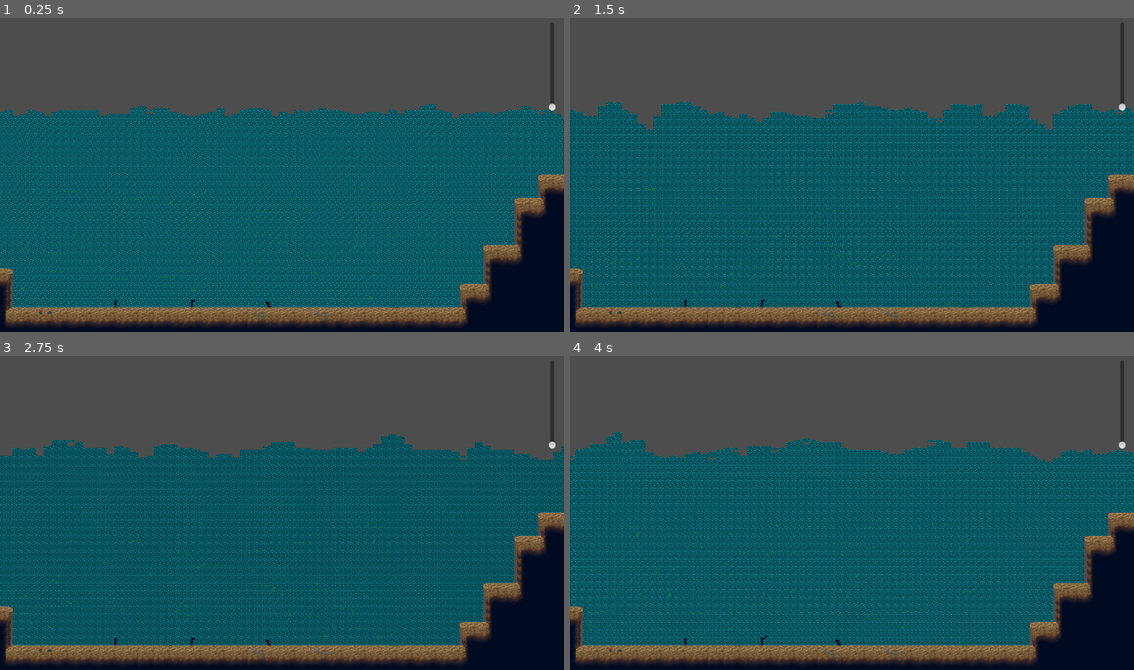
Above: before the commit, frames 1-4 (two rows, left to right).
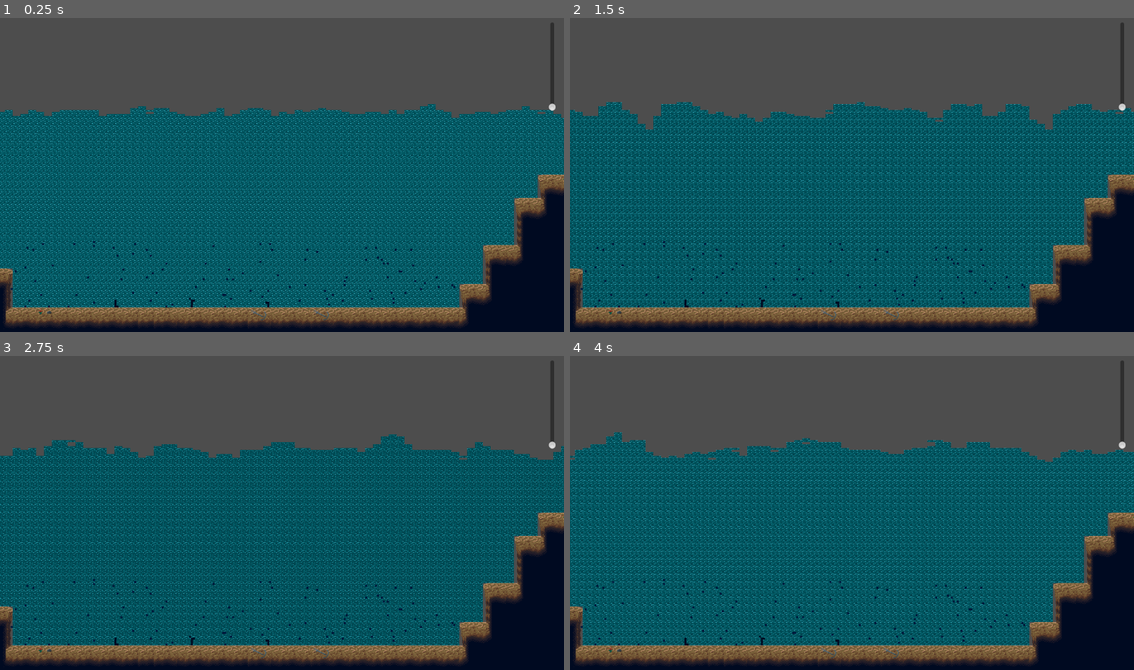
Above: after the commit, the same moments.

Repository: ValentinBirth/Korallenwachstum
Game: Godot game, scene res://scenes/main.tscn
Same seed, same stepped clock (60 frames per second), same inputs: the game is played once before the commit and once after it.
Inputs (mouse positions are in pixels of both pictures, inside the frame that each line leads up to):
- Up to frame 1 (0.25 s): no input
- Up to frame 2 (1.5 s): move the mouse to (976, 159) at 0.52 s; hold Right (ui_right) 0.53-1.28 s; click (976, 159) at 0.6 s; move the mouse to (739, 190) at 1.27 s; hold Down (ui_down) from 1.28 s (still down); right-click (739, 190) at 1.35 s
- Up to frame 3 (2.75 s): move the mouse to (338, 440) at 2.02 s; release Down (ui_down) at 2.03 s; hold Right (ui_right) from 2.03 s (still down); tap Mouse wheel up (zoom_in) at 2.1 s
- Up to frame 4 (4 s): move the mouse to (823, 575) at 2.77 s; release Right (ui_right) at 2.78 s; hold Up (ui_up) 2.78-3.53 s; tap Mouse wheel down (zoom_out) at 2.85 s; move the mouse to (1021, 560) at 3.52 s; hold Left (ui_left) from 3.53 s (still down); click (1021, 560) at 3.6 s

The runs differ from the first frame. In frame 1, 0.4% of the frame differs, in the area x 1-81%, y 52-93%; in frame 2, 0.4%; in frame 3, 0.4%; in frame 4, 0.4%, in the area x 1-81%, y 53-93%.
Error after the commit: Invalid call. Nonexistent function 'get_layer' in base 'TileMapLayer'. (res://scenes/CoralSimulation.gd:53)

Commit message:
new update

Diff:
--- /dev/null
+++ b/scenes/CoralSimulation.gd
@@ -0,0 +1,120 @@
+extends Object
+
+class_name CoralSimulation
+@export var particle_count: int = 100
+@export var growth_rate: float = 0.05
+
+var coral_source_id: int
+var coral_atlas_coord = Vector2i(23, 5)  # Coral tile atlas coords
+#var particle_atlas_coord = Vector2i(0, 0)  # Particle tile atlas coords
+var particle_atlas_coord = Vector2i(21, 5)
+
+var terrain_layer: TileMapLayer = null
+var coral_layer: TileMapLayer = null
+var water_layer: TileMapLayer = null
+
+# Dictionary to store corals
+var cells = {}  # Dictionary of Vector2i -> WaterCell
+var particles = {}  # Track active particles
+
+# Setup initial coral tiles
+func setCells(new_cells):
+	cells = new_cells
+
+func getCells():
+	return cells
+
+func getParticles():
+	return particles
+
+# Initialize terrain, water and coral layers
+func set_terrain_layer(layer: TileMapLayer):
+	terrain_layer = layer
+
+func set_water_layer(layer: TileMapLayer):
+	water_layer = layer
+
+func set_coral_layer(layer: TileMapLayer):
+	coral_layer = layer
+
+func is_valid_position(pos: Vector2i) -> bool:
+	# Ensure both terrain and water layers exist
+	if terrain_layer == null or water_layer == null:
+		return false
+
+	# Convert coral position to world coordinates
+	var world_pos = coral_layer.to_global(pos)
+
+	# Convert world coordinates to terrain and water positions
+	var terrain_pos = terrain_layer.to_local(world_pos)
+	var water_pos = water_layer.to_local(world_pos)
+
+	# Get source IDs for terrain and water layers
+	var terrain_source_id = terrain_layer.get_parent().get_cell_source_id(
+		terrain_layer.get_layer(), terrain_pos
+	)
+	var water_source_id = water_layer.get_parent().get_cell_source_id(
+		water_layer.get_layer(), water_pos
+	)
+
+	# The position is valid if it's terrain AND water (or other boundary)
+	return terrain_source_id != -1 and water_source_id != -1
+
+# Spawn wandering particles randomly around coral
+func spawn_particles():
+	print("Spawning particles...")
+	for i in range(particle_count):
+		var particle_pos = Vector2i(
+			randi_range(-45, 184),  # Random x position
+			randi_range(80, 113)    # Random y position
+		)
+		print("Particle created at: ", particle_pos)  # Ausgabe zur Überprüfung der Position
+		particles[particle_pos] = 1
+
+# Move particles randomly (with radial growth and branching)
+# Move particles randomly (with radial growth and branching)
+func move_particles():
+	print("Timer triggered - moving particles...")
+	var remaining_particles = []
+
+	# Loop through particle positions
+	for particle_pos in particles.keys():  # Use .keys() to avoid modifying while looping
+		print("Moving particle at: ", particle_pos)
+
+		var directions = [
+			Vector2i(0, -1), Vector2i(1, 0),
+			Vector2i(-1, 0), Vector2i(0, 1),
+			Vector2i(1, 1), Vector2i(1, -1),
+			Vector2i(-1, 1), Vector2i(-1, -1)
+		]
+		directions.shuffle()
+
+		# Check if the particle touches existing coral
+		var stuck = false
+		for offset in directions:
+			var neighbor_pos = particle_pos + offset
+			if cells.has(neighbor_pos):
+				# Particle sticks and grows coral
+				cells[particle_pos] = 1
+				stuck = true
+				break
+
+		# If particle didn’t stick, move to a new valid position
+		if not stuck:
+			var new_pos = particle_pos + directions.pick_random()
+
+			# Ensure new position is valid and unoccupied
+			if (
+				is_valid_position(new_pos)
+				#new_pos.x >= -45 and new_pos.x <= 184
+				#and new_pos.y >= 80 and new_pos.y <= 113
+				and !particles.has(new_pos) # Ensure no particle already there
+			):
+				remaining_particles.append(new_pos)
+			else:
+				remaining_particles.append(particle_pos)
+
+	# **Rebuild particles dictionary after loop ends**
+	particles.clear()
+	for pos in remaining_particles:
+		particles[pos] = 1
--- a/scenes/coral_layer.gd
+++ /dev/null
@@ -1,122 +0,0 @@
-extends TileMapLayer
-
-@export var particle_count: int = 100
-@export var growth_rate: float = 0.05
-
-var coral_source_id: int
-var coral_atlas_coord = Vector2i(23, 5)  # Coral tile atlas coords
-#var particle_atlas_coord = Vector2i(0, 0)  # Particle tile atlas coords
-var particle_atlas_coord = Vector2i(16, 10)
-
-var coral_tiles = []  # Track coral growth
-var particles = []  # Track active particles
-
-# Setup initial coral tiles
-func setup_coral():
-	coral_tiles.clear()
-
-	# Scan all tiles and detect the coral's source_id
-	for pos in get_used_cells():
-		var source_id = get_cell_source_id(pos)
-		if source_id != -1:
-			if coral_tiles.is_empty():
-				coral_source_id = source_id  # Save the first coral tile's source_id
-			coral_tiles.append(pos)
-
-	if coral_tiles.is_empty():
-		print("No starting coral found!")
-
-
-# Spawn wandering particles randomly around coral
-func spawn_particles():
-	print("Spawning particles...")
-	for i in range(particle_count):
-		var particle_pos = Vector2i(
-			randi_range(-42, 154),  # Random x position
-			randi_range(50, 113)    # Random y position
-		)
-		print("Particle created at: ", particle_pos)  # Ausgabe zur Überprüfung der Position
-		particles.append(particle_pos)
-
-		# Check if the position is within the valid tilemap range
-		if particle_pos.x >= -42 and particle_pos.x <= 154 and particle_pos.y >= 50 and particle_pos.y <= 113:
-			set_cell(particle_pos, coral_source_id, particle_atlas_coord)
-		else:
-			print("Invalid position for particle at: ", particle_pos)
-
-# Respawn particles periodically to simulate continuous growth
-var growth_timer = Timer.new()
-
-func _ready():
-	setup_coral()
-	spawn_particles()
-
-	# Timer to keep particles moving
-	var timer = Timer.new()
-	timer.wait_time = growth_rate
-	timer.one_shot = false  # Ensure the timer repeats
-	timer.timeout.connect(move_particles)  # Fix connect to call correct function
-	add_child(timer)
-	timer.start()
-
-# Move particles randomly (with radial growth and branching)
-func move_particles():
-	print("Timer triggered - moving particles...")
-	var remaining_particles = []
-
-	# Set the origin point for radial growth (the first coral tile)
-	var coral_origin = coral_tiles[0]
-
-	# Radial movement: particles will spread out from the origin
-	for particle_pos in particles:
-		print("Moving particle at: ", particle_pos)  # Ausgabe, um Positionen der Partikel zu prüfen
-		# Determine the direction of growth (radially outwards)
-		var directions = [
-			Vector2i(0, -1), Vector2i(1, 0),
-			Vector2i(-1, 0), Vector2i(0, 1),
-			Vector2i(1, 1), Vector2i(1, -1),
-			Vector2i(-1, 1), Vector2i(-1, -1)
-		]
-		directions.shuffle()
-
-		# Check if the particle touches existing coral — not other particles
-		var stuck = false
-		for offset in directions:
-			var neighbor_pos = particle_pos + offset
-			if neighbor_pos in coral_tiles:
-				# If particle touches coral, it sticks and adds a new growth point
-				if get_cell_source_id(neighbor_pos) != -1:  # Check if the neighbor has coral
-					set_cell(particle_pos, coral_source_id, coral_atlas_coord)
-					coral_tiles.append(particle_pos)
-					stuck = true
-					break
-
-		# If particle didn’t stick, try moving it to an empty spot near coral
-		if not stuck:
-			var new_pos = particle_pos + directions.pick_random()
-
-			# Check if new position is within the permitted area and no particle exists there
-			if (
-				new_pos.x >= -42 and new_pos.x <= 154
-				and new_pos.y >= 50 and new_pos.y <= 113
-				and get_cell_source_id(new_pos) == -1  # Make sure it's an empty tile
-			):
-				erase_cell(particle_pos)
-				set_cell(new_pos, coral_source_id, particle_atlas_coord)
-				remaining_particles.append(new_pos)
-			else:
-				remaining_particles.append(particle_pos)
-
-	particles = remaining_particles
-
-	# Respawn particles if needed
-	if particles.is_empty():
-		print("Coral growth continues!")
-		spawn_particles()
-
-
-# Optional cleanup — stop when coral is big enough
-func _process(_delta):
-	if coral_tiles.size() > 100:  # Limit max coral size
-		particles.clear()
-		print("Coral growth complete!")
--- a/scenes/main.tscn
+++ b/scenes/main.tscn
@@ -5,12 +5,13 @@
 [ext_resource type="TileSet" uid="uid://bgarpvoo0ldga" path="res://scenes/main/assets/watertiles_v3.tres" id="3_68ac8"]
 [ext_resource type="Script" path="res://util/cam.gd" id="4_ge8cv"]
 [ext_resource type="TileSet" uid="uid://du45qll5fbvq1" path="res://scenes/main/assets/terrainTiles.tres" id="4_rc0l6"]
-[ext_resource type="Script" path="res://scenes/coral_layer.gd" id="5_b8hr8"]
+[ext_resource type="Script" path="res://scenes/CoralSimulation.gd" id="5_b8hr8"]
 
 [node name="Main" type="Node2D"]
 position = Vector2(583, 280)
 script = ExtResource("1_onj4q")
 water_simulation_script = ExtResource("2_4irs0")
+coral_simulation_script = ExtResource("5_b8hr8")
 
 [node name="layer_holder" type="Node2D" parent="."]
 position = Vector2(-581, -280)
--- a/scenes/main/code/main.gd
+++ b/scenes/main/code/main.gd
@@ -4,12 +4,15 @@
 
 # Importiere das WaterSimulation-Script
 @export var water_simulation_script: Script
+@export var coral_simulation_script: Script
 @onready var water_layer: TileMapLayer = $layer_holder/WaterLayer
 @onready var terrain_layer: TileMapLayer = $layer_holder/TerrainLayer
+@onready var coral_layer: TileMapLayer = $layer_holder/CoralLayer
 
 @onready var Salt_slider: VSlider = $"Salt Regulator"
 
 var water_simulation: WaterSimulation
+var coral_simulation: CoralSimulation
 var step_time: float = 0.01
 var time_since_last_step: float = 0.05
 
@@ -31,6 +34,14 @@
 @export var drain_positions: Array[Vector2i] = [
 	Vector2i(-64,1)
 ]
+func findCoralCells():
+	var corals = {}
+	# Scan all tiles and detect the coral's source_id
+	for pos in coral_layer.get_used_cells():
+		var source_id = coral_layer.get_cell_source_id(pos)
+		if source_id != -1:
+			corals[pos] = 1
+	return corals
 
 func _ready():
 	# Initialize the water simulation
@@ -45,6 +56,14 @@
 	water_simulation.fill_pool()
 
 	# Initial rendering update
+	coral_simulation = coral_simulation_script.new()
+	coral_simulation.set_terrain_layer(terrain_layer)
+	coral_simulation.set_coral_layer(coral_layer)
+	coral_simulation.set_water_layer(water_layer)
+	coral_simulation.setCells(findCoralCells())
+	coral_simulation.spawn_particles()
+
+
 	update_layers()
 
 func _process(delta: float):
@@ -57,6 +76,7 @@
 	time_since_last_step += delta
 	if time_since_last_step >= step_time:
 		water_simulation.update_simulation()
+		coral_simulation.move_particles()
 		time_since_last_step = 0.0
 
 	# Always update rendering
@@ -73,6 +93,17 @@
 	for cell in water_grid.keys():
 		var tile_vector = get_tile_id_for_value(water_grid[cell])
 		water_layer.set_cell(cell, 1, tile_vector)
+
+	coral_layer.clear()
+
+	var corals = coral_simulation.getCells()
+	var particles = coral_simulation.getParticles()
+
+	for coral in corals.keys():
+		coral_layer.set_cell(coral,0,Vector2i(21,5))
+
+	for particle in particles.keys():
+		coral_layer.set_cell(particle,0,Vector2i(8,9))
 
 func get_tile_id_for_value(water_cell: WaterSimulation.WaterCell) -> Vector2i:
 	# Calculate visual representation based on water and salt values
